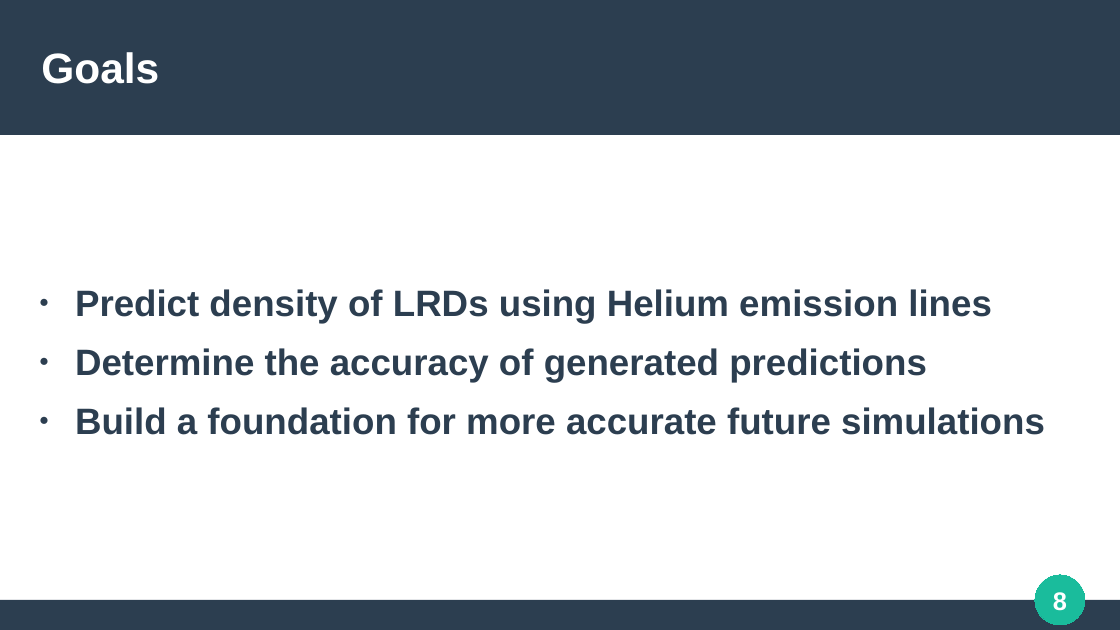
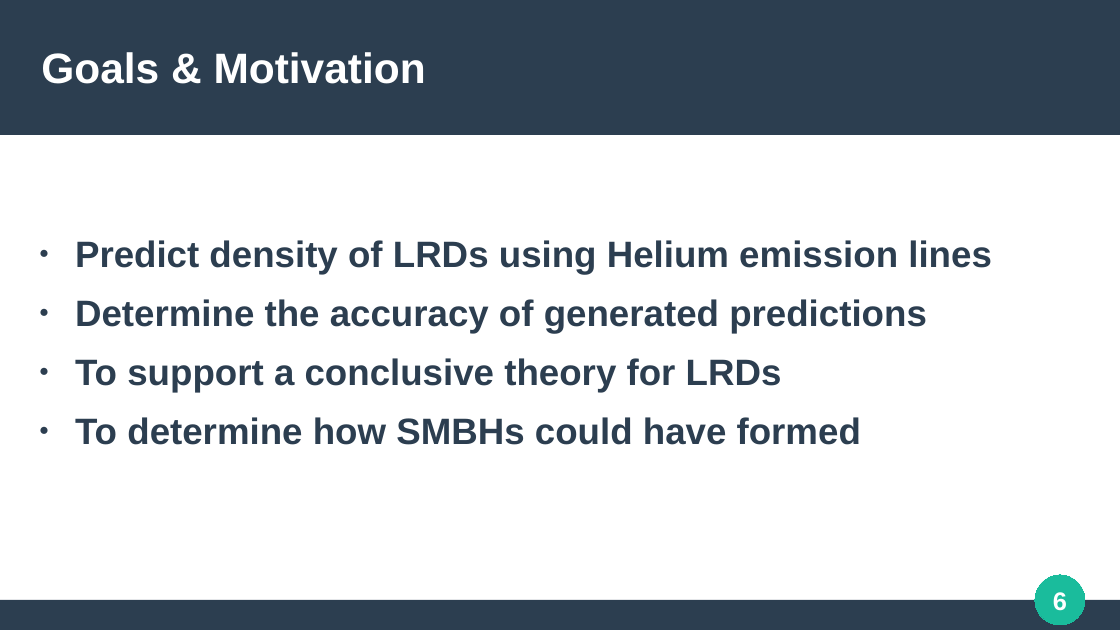
Before and after one commit to SmoolPerson/LRD-helium-analysis, a slide deck: slide 6 of media/presentation/Helium.odp (slide 8 before the commit). Drawn at 1120x630 pixels with LibreOffice and Linux fonts; fonts in the diff are those of the drawing. Boxes give left, top, right and bottom in pixels: in the first picture for what was removed or moved away, otherwise in the second. Text is boxed around its words. In the diff, an @@ line names an element or a change of style, - is before the commit and + after.

```diff
--- a/media/presentation/Helium.odp
+++ b/media/presentation/Helium.odp
@@ title at [41, 52, 426, 84]: text changed @@
-Goals
+Goals & Motivation
@@ text "Predict density of LRDs using ...": place and size @@
-text "Predict density of LRDs using ..." at [75, 289, 1045, 435]
+text "Predict density of LRDs using ..." at [75, 240, 992, 445]
@@ text at [75, 358, 861, 445]: text changed @@
-● Build a foundation for more accurate future simulations
+● To support a conclusive theory for LRDs
+● To determine how SMBHs could have formed
@@ page number at [1053, 592, 1067, 611]: text changed @@
-8
+6
```
Also in this commit, not shown: 12 other slides changed, 2 slides added, 4 slides removed, 1 other file.
